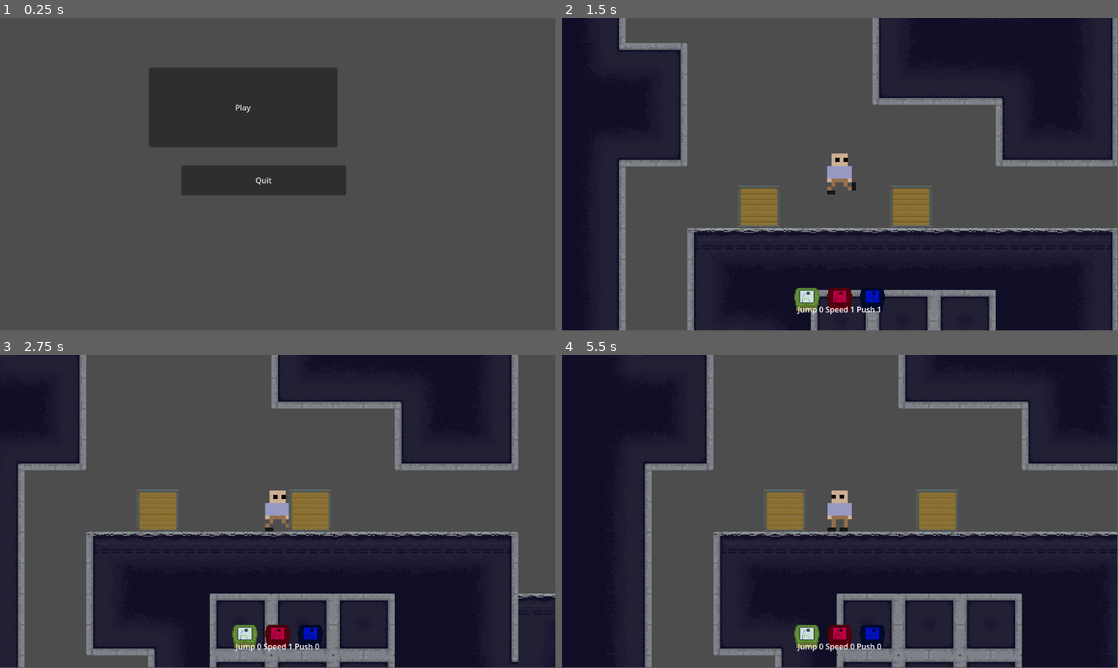
Above: before the commit, frames 1-4 (two rows, left to right).
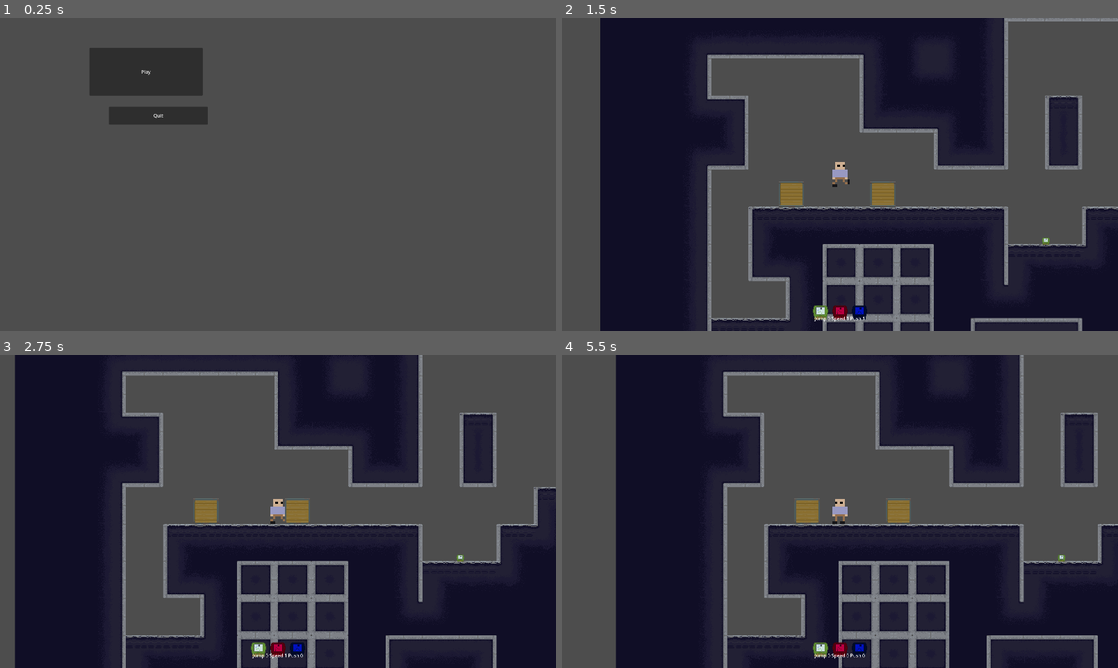
Above: after the commit, the same moments.

Repository: VehvilainenPooki/ModeGame
Game: Godot game, scene res://Main.tscn
Same seed, same stepped clock (60 frames per second), same inputs: the game is played once before the commit and once after it.
Inputs:
- Up to frame 1 (0.25 s): no input
- Up to frame 2 (1.5 s): click "Play" at 0.5 s; tap Enter (ui_accept) at 1.25 s; hold Right (ui_right) from 1.28 s (still down); hold E (Interact) from 1.28 s (still down)
- Up to frame 3 (2.75 s): keep holding Right (ui_right); tap 1 (MODE_JUMP) at 1.52, 2.27 s; release E (Interact) at 2.03 s; tap 3 (MODE_PUSH) at 2.1 s
- Up to frame 4 (5.5 s): release Right (ui_right) at 2.78 s; hold Left (ui_left) 2.78-3.53 s; hold 2 (MODE_SPEED) 2.78-3.53 s; hold Right (ui_right) 3.53-5.03 s; tap E (Interact) at 3.6 s; tap 1 (MODE_JUMP) at 3.77, 4.52, 5.27 s; hold 3 (MODE_PUSH) 4.28-5.03 s; hold Left (ui_left) from 5.03 s (still down); tap 2 (MODE_SPEED) at 5.1 s
The window is 799x449 before the commit and 800x450 after it. Grey fills any space a smaller window leaves; there, only what the larger window draws over its background counts as a difference.

The runs differ from the first frame. In frame 1, 12% of the frame differs, in the area x 16-63%, y 9-57%; in frame 2, 52%, in the area x 0-100%, y 0-100%; in frame 3, 47%; in frame 4, 51%.

Commit message:
Added wasd movement and borderless windowed to project settings.

Diff:
--- a/project.godot
+++ b/project.godot
@@ -15,8 +15,49 @@
 config/features=PackedStringArray("4.2", "Forward Plus")
 config/icon="res://icon.svg"
 
+[display]
+
+window/size/viewport_width=1920
+window/size/viewport_height=1080
+window/size/mode=3
+window/size/resizable=false
+window/size/borderless=true
+window/stretch/mode="viewport"
+
 [input]
 
+ui_left={
+"deadzone": 0.5,
+"events": [Object(InputEventKey,"resource_local_to_scene":false,"resource_name":"","device":0,"window_id":0,"alt_pressed":false,"shift_pressed":false,"ctrl_pressed":false,"meta_pressed":false,"pressed":false,"keycode":4194319,"physical_keycode":0,"key_label":0,"unicode":0,"echo":false,"script":null)
+, Object(InputEventJoypadButton,"resource_local_to_scene":false,"resource_name":"","device":0,"button_index":13,"pressure":0.0,"pressed":false,"script":null)
+, Object(InputEventJoypadMotion,"resource_local_to_scene":false,"resource_name":"","device":0,"axis":0,"axis_value":-1.0,"script":null)
+, Object(InputEventKey,"resource_local_to_scene":false,"resource_name":"","device":-1,"window_id":0,"alt_pressed":false,"shift_pressed":false,"ctrl_pressed":false,"meta_pressed":false,"pressed":false,"keycode":0,"physical_keycode":65,"key_label":0,"unicode":97,"echo":false,"script":null)
+]
+}
+ui_right={
+"deadzone": 0.5,
+"events": [Object(InputEventKey,"resource_local_to_scene":false,"resource_name":"","device":0,"window_id":0,"alt_pressed":false,"shift_pressed":false,"ctrl_pressed":false,"meta_pressed":false,"pressed":false,"keycode":4194321,"physical_keycode":0,"key_label":0,"unicode":0,"echo":false,"script":null)
+, Object(InputEventJoypadButton,"resource_local_to_scene":false,"resource_name":"","device":0,"button_index":14,"pressure":0.0,"pressed":false,"script":null)
+, Object(InputEventJoypadMotion,"resource_local_to_scene":false,"resource_name":"","device":0,"axis":0,"axis_value":1.0,"script":null)
+, Object(InputEventKey,"resource_local_to_scene":false,"resource_name":"","device":-1,"window_id":0,"alt_pressed":false,"shift_pressed":false,"ctrl_pressed":false,"meta_pressed":false,"pressed":false,"keycode":0,"physical_keycode":68,"key_label":0,"unicode":100,"echo":false,"script":null)
+]
+}
+ui_up={
+"deadzone": 0.5,
+"events": [Object(InputEventKey,"resource_local_to_scene":false,"resource_name":"","device":0,"window_id":0,"alt_pressed":false,"shift_pressed":false,"ctrl_pressed":false,"meta_pressed":false,"pressed":false,"keycode":4194320,"physical_keycode":0,"key_label":0,"unicode":0,"echo":false,"script":null)
+, Object(InputEventJoypadButton,"resource_local_to_scene":false,"resource_name":"","device":0,"button_index":11,"pressure":0.0,"pressed":false,"script":null)
+, Object(InputEventJoypadMotion,"resource_local_to_scene":false,"resource_name":"","device":0,"axis":1,"axis_value":-1.0,"script":null)
+, null, Object(InputEventKey,"resource_local_to_scene":false,"resource_name":"","device":-1,"window_id":0,"alt_pressed":false,"shift_pressed":false,"ctrl_pressed":false,"meta_pressed":false,"pressed":false,"keycode":0,"physical_keycode":87,"key_label":0,"unicode":119,"echo":false,"script":null)
+]
+}
+ui_down={
+"deadzone": 0.5,
+"events": [Object(InputEventKey,"resource_local_to_scene":false,"resource_name":"","device":0,"window_id":0,"alt_pressed":false,"shift_pressed":false,"ctrl_pressed":false,"meta_pressed":false,"pressed":false,"keycode":4194322,"physical_keycode":0,"key_label":0,"unicode":0,"echo":false,"script":null)
+, Object(InputEventJoypadButton,"resource_local_to_scene":false,"resource_name":"","device":0,"button_index":12,"pressure":0.0,"pressed":false,"script":null)
+, Object(InputEventJoypadMotion,"resource_local_to_scene":false,"resource_name":"","device":0,"axis":1,"axis_value":1.0,"script":null)
+, Object(InputEventKey,"resource_local_to_scene":false,"resource_name":"","device":-1,"window_id":0,"alt_pressed":false,"shift_pressed":false,"ctrl_pressed":false,"meta_pressed":false,"pressed":false,"keycode":0,"physical_keycode":83,"key_label":0,"unicode":115,"echo":false,"script":null)
+]
+}
 MODE_JUMP={
 "deadzone": 0.5,
 "events": [Object(InputEventKey,"resource_local_to_scene":false,"resource_name":"","device":-1,"window_id":0,"alt_pressed":false,"shift_pressed":false,"ctrl_pressed":false,"meta_pressed":false,"pressed":false,"keycode":0,"physical_keycode":49,"key_label":0,"unicode":49,"echo":false,"script":null)
Not shown, added: Assets/Cartridge/JumpCartridge.png.import
Not shown, added: Assets/Cartridge/PushCartridge.png.import
Not shown, added: Assets/Cartridge/SpeedCartridge.png.import
